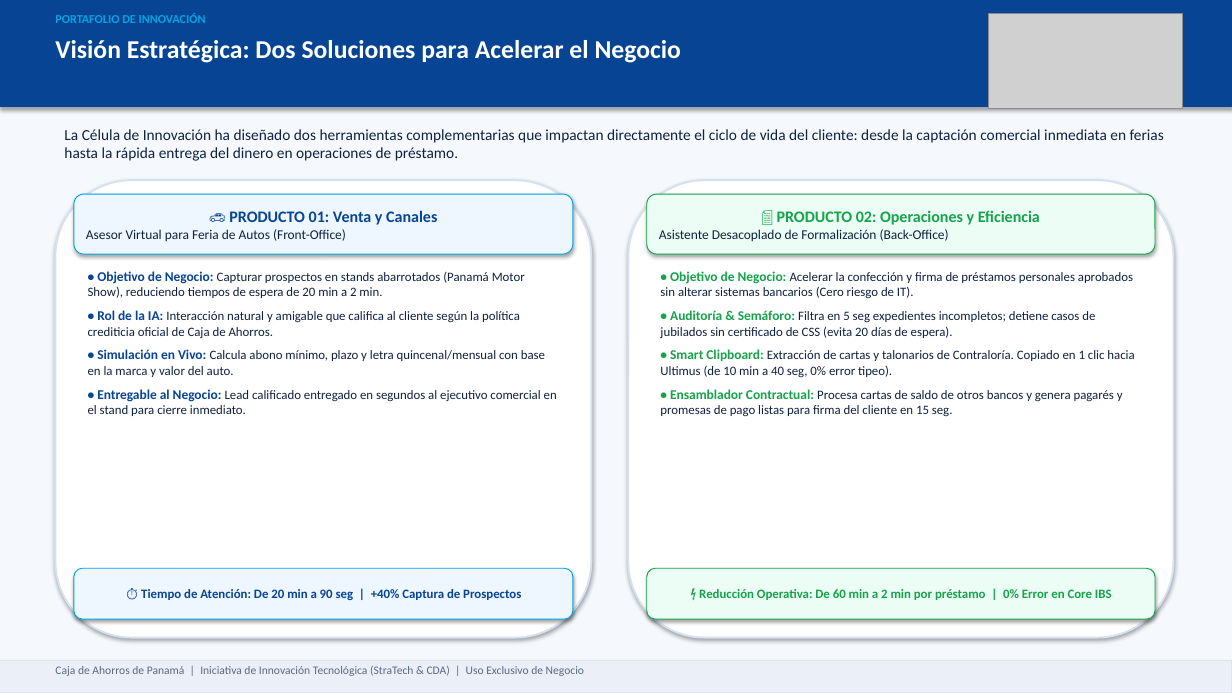
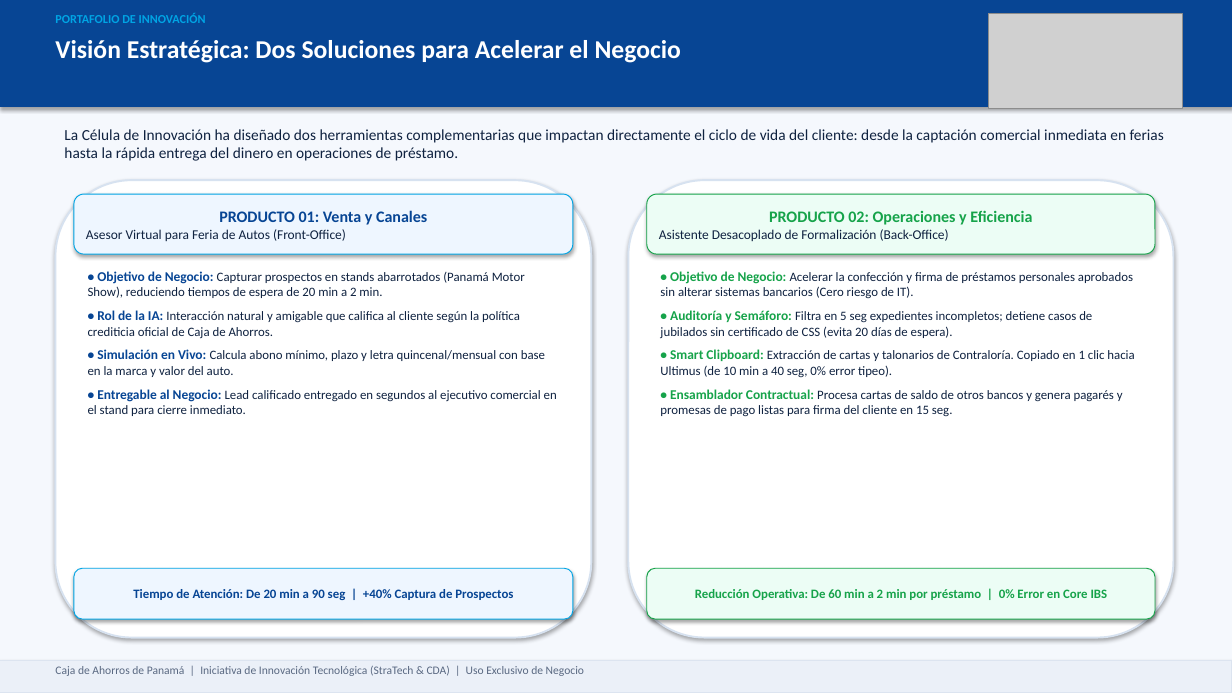
Before and after one commit to RBlasser/cda-celulas, a slide deck: slide 2 of Presentacion_Celulas_Innovacion_CDA.pptx. Drawn at 1232x693 pixels with LibreOffice and Linux fonts; fonts in the diff are those of the drawing; grey boxes stand for pictures. Boxes give left, top, right and bottom in pixels: in the first picture for what was removed or moved away, otherwise in the second. Text is boxed around its words. In the diff, an @@ line names an element or a change of style, - is before the commit and + after.

```diff
--- a/Presentacion_Celulas_Innovacion_CDA.pptx
+++ b/Presentacion_Celulas_Innovacion_CDA.pptx
@@ text in rounded rectangle at box(219, 210, 427, 225): text changed @@
-🚗 PRODUCTO 01: Venta y Canales
+PRODUCTO 01: Venta y Canales
@@ text in rounded rectangle at box(769, 210, 1032, 225): text changed @@
-📄 PRODUCTO 02: Operaciones y Eficiencia
+PRODUCTO 02: Operaciones y Eficiencia
@@ text at box(660, 310, 1092, 339): text changed @@
-• Auditoría & Semáforo: Filtra en 5 seg expedientes incompletos; detiene casos de jubilados sin certificado de CSS (evita 20 días de espera).
+• Auditoría y Semáforo: Filtra en 5 seg expedientes incompletos; detiene casos de jubilados sin certificado de CSS (evita 20 días de espera).
@@ text in rounded rectangle at box(133, 589, 513, 600): text changed @@
-⏱️ Tiempo de Atención: De 20 min a 90 seg | +40% Captura de Prospectos
+Tiempo de Atención: De 20 min a 90 seg | +40% Captura de Prospectos
@@ text in rounded rectangle at box(695, 589, 1108, 600): text changed @@
-⚡ Reducción Operativa: De 60 min a 2 min por préstamo | 0% Error en Core IBS
+Reducción Operativa: De 60 min a 2 min por préstamo | 0% Error en Core IBS
```
Also in this commit, not shown: 5 other slides changed, 1 other file.
